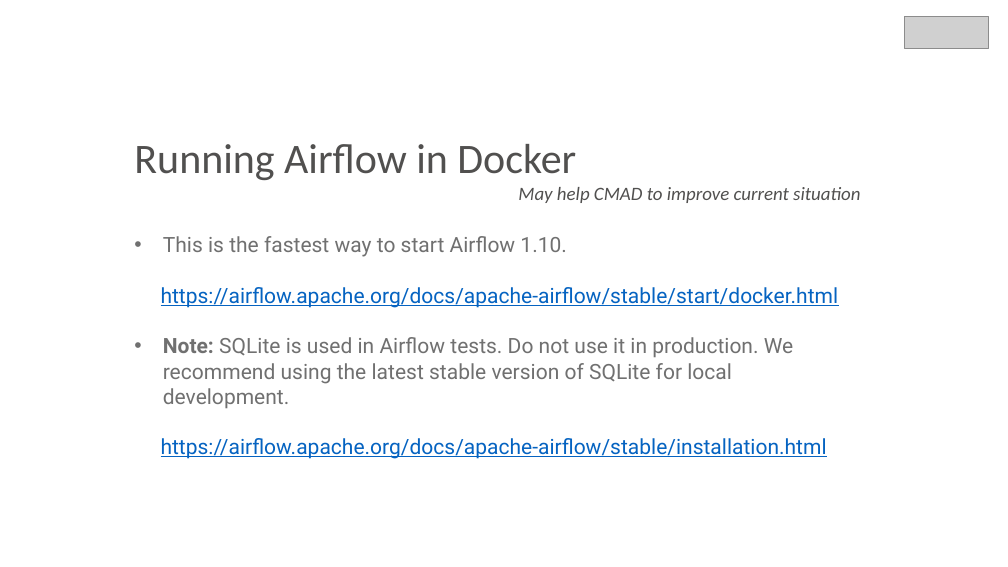
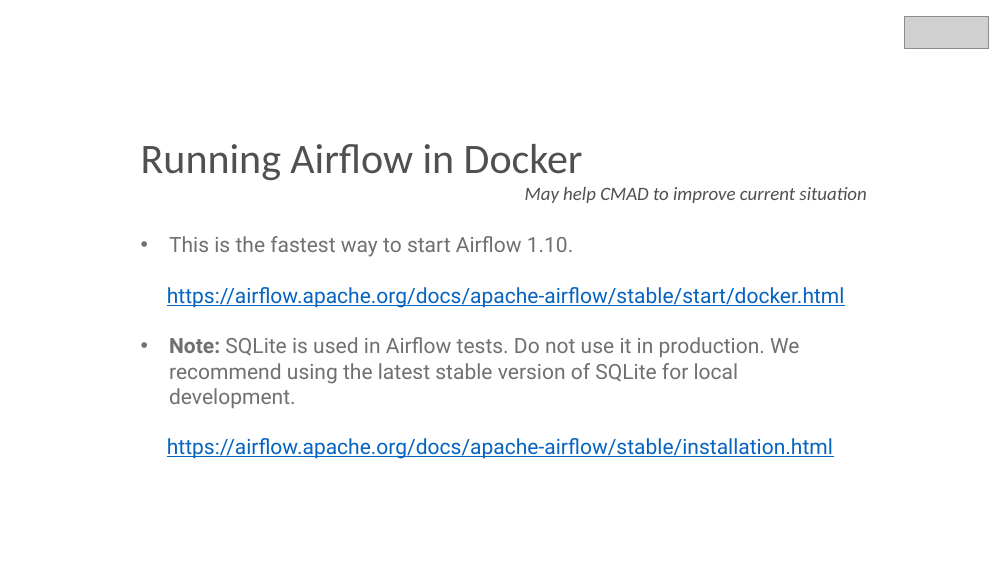
Before and after one commit to AndrewDufresne/numpy-cn, a slide deck: slide 4 of Weekly_sharing_Andrew.pptx. Drawn at 1008x567 pixels with LibreOffice and Linux fonts; fonts in the diff are those of the drawing; grey boxes stand for pictures. Boxes give left, top, right and bottom in pixels: in the first picture for what was removed or moved away, otherwise in the second. Text is boxed around its words. In the diff, an @@ line names an element or a change of style, - is before the commit and + after.

```diff
--- a/Weekly_sharing_Andrew.pptx
+++ b/Weekly_sharing_Andrew.pptx
@@ text "Running Airflow in Docker": place and size @@
-text "Running Airflow in Docker" at <box>134,144,860,203</box>
+text "Running Airflow in Docker" at <box>141,144,866,203</box>
@@ text "This is the fastest way ...": place and size @@
-text "This is the fastest way ..." at <box>161,236,839,459</box>
+text "This is the fastest way ..." at <box>167,236,845,459</box>
```
Also in this commit, not shown: 2 slides added.
